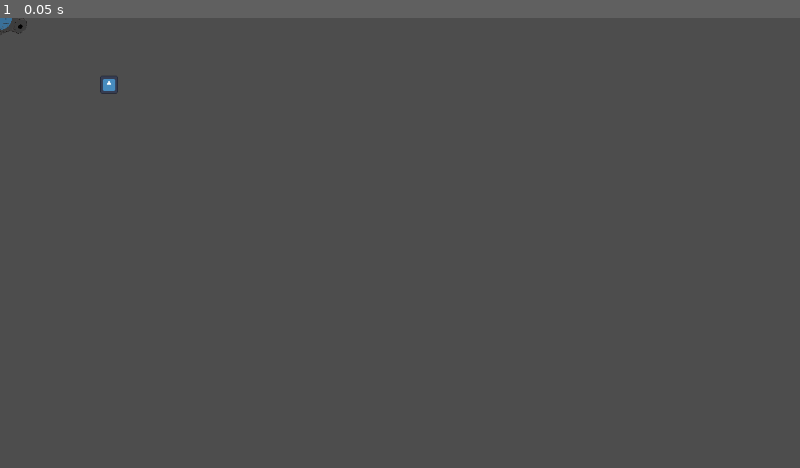
Above: before the commit, frame 1.
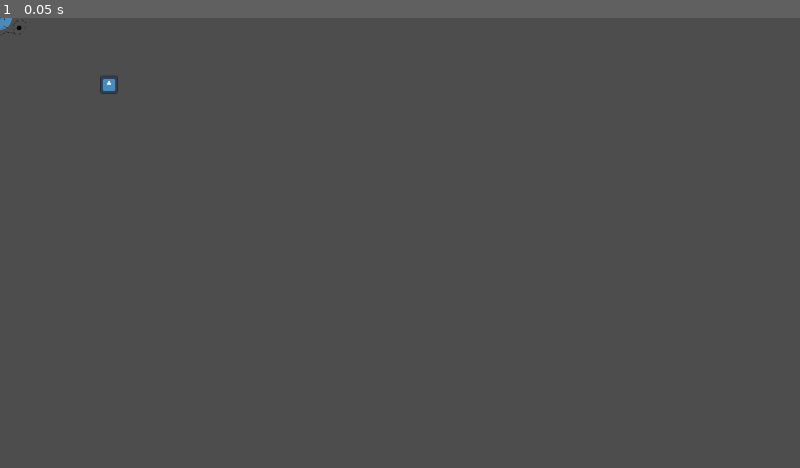
Above: after the commit, the same moment.

Repository: kam-zhan-yue/cissa-gmc-jam
Game: Godot game, scene res://scenes/test.tscn
Two runs of this game, one before a commit and one after it. Both use one fixed random seed, a clock stepped at 60 frames per second and the inputs below. This scene is started directly instead of the project's main scene. The engine's default icon, where the game draws it, is replaced by a stand-in: a white triangle on a blue panel in a dark square.
Inputs:
- Up to frame 1 (0.05 s): no input

The runs differ from the first frame. In frame 1, less than 0.1% of the frame differs, in the area x 0-4%, y 0-4%.
Error before the commit: Invalid assignment of property or key 'emitting' with value of type 'bool' on a base object of type 'null instance'. (res://scenes/octopus.gd:40)

Commit message:
chore: implement num arms

Diff:
--- a/scenes/octopus.gd
+++ b/scenes/octopus.gd
@@ -1,14 +1,16 @@
 class_name Octopus
 extends CharacterBody2D
 
+const ARM = preload("res://scenes/arm.tscn")
+
 @export var player_id := 0
+@export var num_arms:= 7
 @export var max_lives : int = 3
 var lives : int
 const movement_speed = 300
 @onready var primary_arm: PrimaryArm = %PrimaryArm
 @onready var arms := $Arms as Arms
 var ink := MAX_INK
-
 const BURST_SPEED = 2000.0 #Instantaneous speed of initial burst
 const BURST_TIME = 0.2 #Length of burst
 const DASH_SPEED = 700.0 #Extended dash speed
@@ -33,6 +35,10 @@
 func _ready() -> void:
 	primary_arm.init(player_id)
 	ink = MAX_INK
+	for i in range(num_arms):
+		var arm = ARM.instantiate()
+		arms.add_child(arm)
+	arms.init()
 
 func _physics_process(delta: float) -> void:
 	if state == STATE.FREE:
--- a/scenes/octopus.tscn
+++ b/scenes/octopus.tscn
@@ -1,10 +1,9 @@
-[gd_scene load_steps=12 format=3 uid="uid://de4b2yyu8efhx"]
+[gd_scene load_steps=11 format=3 uid="uid://de4b2yyu8efhx"]
 
 [ext_resource type="Script" uid="uid://b5bjuui6xvw8m" path="res://scenes/octopus.gd" id="2_8jto7"]
 [ext_resource type="PackedScene" uid="uid://2cb2en20eh7j" path="res://scenes/primary_arm.tscn" id="2_fhwgg"]
-[ext_resource type="PackedScene" uid="uid://dpflme532hf0b" path="res://scenes/arm.tscn" id="2_ionst"]
 [ext_resource type="Script" uid="uid://2u61la2wa3b6" path="res://scripts/entities/arms.gd" id="2_qo5xf"]
-[ext_resource type="Script" uid="uid://dp1itdnh1slm5" path="res://scripts/ui/timer_popup.gd" id="4_ionst"]
+[ext_resource type="Script" path="res://scripts/ui/timer_popup.gd" id="4_ionst"]
 [ext_resource type="Script" uid="uid://c1sjojls8aoq6" path="res://scripts/entities/body.gd" id="5_qo5xf"]
 [ext_resource type="Texture2D" uid="uid://c8ycknjdg5g5f" path="res://art/octopushead0.png" id="6_dfnbd"]
 [ext_resource type="AudioStream" uid="uid://cjs7gksyjtrpd" path="res://assets/sounds/zapsplat_animals_shark_or_dolphin_splash_surface_water_13502.mp3" id="7_rn5nq"]
@@ -27,20 +26,6 @@
 
 [node name="PrimaryArm" parent="Arms" instance=ExtResource("2_fhwgg")]
 unique_name_in_owner = true
-
-[node name="Arm1" parent="Arms" instance=ExtResource("2_ionst")]
-
-[node name="Arm2" parent="Arms" instance=ExtResource("2_ionst")]
-
-[node name="Arm3" parent="Arms" instance=ExtResource("2_ionst")]
-
-[node name="Arm4" parent="Arms" instance=ExtResource("2_ionst")]
-
-[node name="Arm5" parent="Arms" instance=ExtResource("2_ionst")]
-
-[node name="Arm6" parent="Arms" instance=ExtResource("2_ionst")]
-
-[node name="Arm7" parent="Arms" instance=ExtResource("2_ionst")]
 
 [node name="Body" type="Node2D" parent="."]
 scale = Vector2(0.2, 0.2)
--- a/scenes/test.tscn
+++ b/scenes/test.tscn
@@ -1,18 +1,10 @@
-[gd_scene load_steps=10 format=3 uid="uid://dfrggdl23hali"]
+[gd_scene load_steps=4 format=3 uid="uid://dfrggdl23hali"]
 
-[ext_resource type="Script" uid="uid://b5bjuui6xvw8m" path="res://scenes/octopus.gd" id="1_at5dv"]
-[ext_resource type="Script" uid="uid://2u61la2wa3b6" path="res://scripts/entities/arms.gd" id="2_jcd4p"]
-[ext_resource type="PackedScene" uid="uid://2cb2en20eh7j" path="res://scenes/primary_arm.tscn" id="3_uacia"]
-[ext_resource type="Script" uid="uid://c1sjojls8aoq6" path="res://scripts/entities/body.gd" id="5_ajshl"]
-[ext_resource type="Texture2D" uid="uid://dbgptxvxx1tbn" path="res://art/octopushead20.png" id="6_ghpyy"]
-[ext_resource type="Script" path="res://scripts/ui/timer_popup.gd" id="7_44saj"]
+[ext_resource type="PackedScene" uid="uid://de4b2yyu8efhx" path="res://scenes/octopus.tscn" id="2_bl13t"]
 [ext_resource type="Texture2D" uid="uid://b58a50e60p4fd" path="res://icon.svg" id="7_at5dv"]
 
 [sub_resource type="RectangleShape2D" id="RectangleShape2D_jcd4p"]
 size = Vector2(126, 125)
-
-[sub_resource type="CircleShape2D" id="CircleShape2D_fhwgg"]
-radius = 25.0799
 
 [node name="Test" type="Node2D"]
 
@@ -29,41 +21,5 @@
 position = Vector2(-1, 0.5)
 shape = SubResource("RectangleShape2D_jcd4p")
 
-[node name="Octopus" type="CharacterBody2D" parent="."]
-collision_layer = 2
-collision_mask = 2
-script = ExtResource("1_at5dv")
-
-[node name="Arms" type="Node2D" parent="Octopus"]
-script = ExtResource("2_jcd4p")
-
-[node name="PrimaryArm" parent="Octopus/Arms" instance=ExtResource("3_uacia")]
-unique_name_in_owner = true
-
-[node name="Body" type="Node2D" parent="Octopus"]
-script = ExtResource("5_ajshl")
-
-[node name="Head" type="Node2D" parent="Octopus/Body"]
-scale = Vector2(0.2, 0.2)
-
-[node name="Head" type="Sprite2D" parent="Octopus/Body/Head"]
-position = Vector2(0, -1)
-texture = ExtResource("6_ghpyy")
-
-[node name="CollisionShape2D" type="CollisionShape2D" parent="Octopus"]
-shape = SubResource("CircleShape2D_fhwgg")
-
-[node name="Control" type="Control" parent="Octopus"]
-layout_mode = 3
-anchors_preset = 0
-offset_right = 40.0
-offset_bottom = 40.0
-script = ExtResource("7_44saj")
-
-[node name="RichTextLabel" type="RichTextLabel" parent="Octopus/Control"]
-layout_mode = 0
-offset_left = -14.0
-offset_top = -65.0
-offset_right = 20.0
-offset_bottom = -41.0
-text = "1.00"
+[node name="Octopus" parent="." instance=ExtResource("2_bl13t")]
+num_arms = 0
--- a/scripts/entities/arms.gd
+++ b/scripts/entities/arms.gd
@@ -12,8 +12,7 @@
 const ARM_SPEED = 900.0
 
 
-# Called when the node enters the scene tree for the first time.
-func _ready() -> void:
+func init() -> void:
 	var restriction = RESTRICTION_ANGLE
 	var children = get_children()
 	for child in children:
@@ -25,6 +24,7 @@
 	for i in range(len(positions)):
 		arms[i].target = positions[i]
 		arms[i].arm_state = Arm.ARM_STATE.SEARCHING
+
 
 func _process(delta: float) -> void:
 	#var direction =
Not shown: 1 places in scenes/main.tscn that only renumber resources
